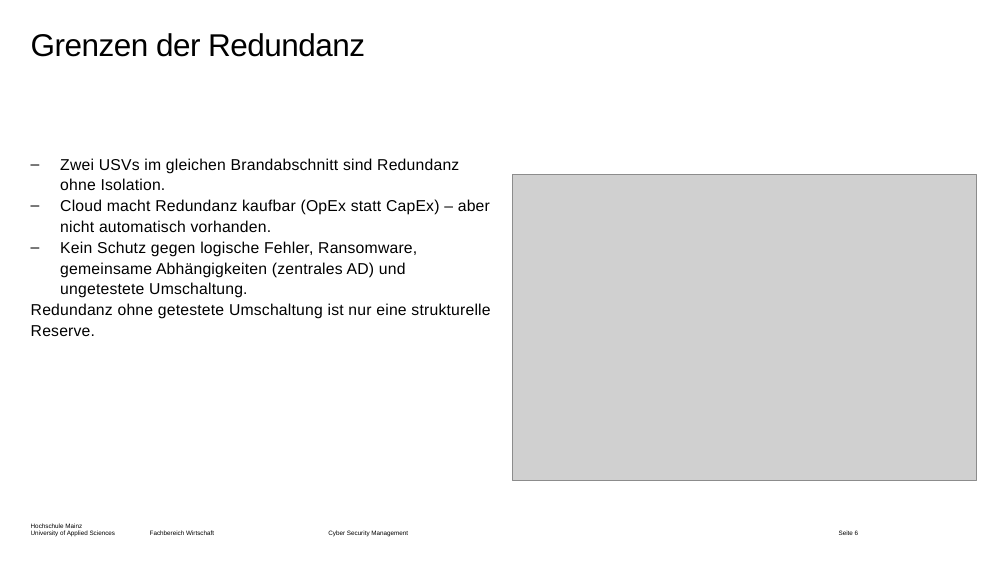
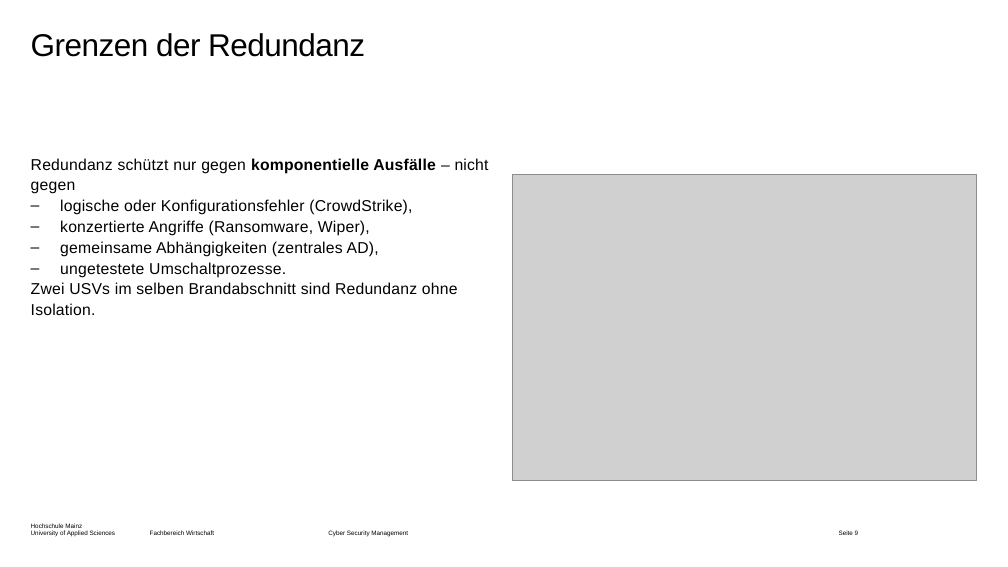
Before and after one commit to dlo-delphi/csm-cyber_resilienz-quarto, a slide deck: slide 9 of Präsentationen/Termin-03/_powerpoint/main.pptx (slide 6 before the commit). Drawn at 1008x567 pixels with LibreOffice and Linux fonts; fonts in the diff are those of the drawing; grey boxes stand for pictures; background and template pictures are left out. Boxes give left, top, right and bottom in pixels: in the first picture for what was removed or moved away, otherwise in the second. Text is boxed around its words. In the diff, an @@ line names an element or a change of style, - is before the commit and + after.

```diff
--- a/Präsentationen/Termin-03/_powerpoint/main.pptx
+++ b/Präsentationen/Termin-03/_powerpoint/main.pptx
@@ text at box(31, 158, 489, 315): text changed @@
-– Zwei USVs im gleichen Brandabschnitt sind Redundanz ohne Isolation.
-– Cloud macht Redundanz kaufbar (OpEx statt CapEx) – aber nicht automatisch vorhanden.
-– Kein Schutz gegen logische Fehler, Ransomware, gemeinsame Abhängigkeiten (zentrales AD) und ungetestete Umschaltung.
-Redundanz ohne getestete Umschaltung ist nur eine strukturelle Reserve.
+Redundanz schützt nur gegen komponentielle Ausfälle – nicht gegen
+– logische oder Konfigurationsfehler (CrowdStrike),
+– konzertierte Angriffe (Ransomware, Wiper),
+– gemeinsame Abhängigkeiten (zentrales AD),
+– ungetestete Umschaltprozesse.
+Zwei USVs im selben Brandabschnitt sind Redundanz ohne Isolation.
```
Also in this commit, not shown: 13 other slides changed, 12 slides added, 1 slide removed, 30 other files.
